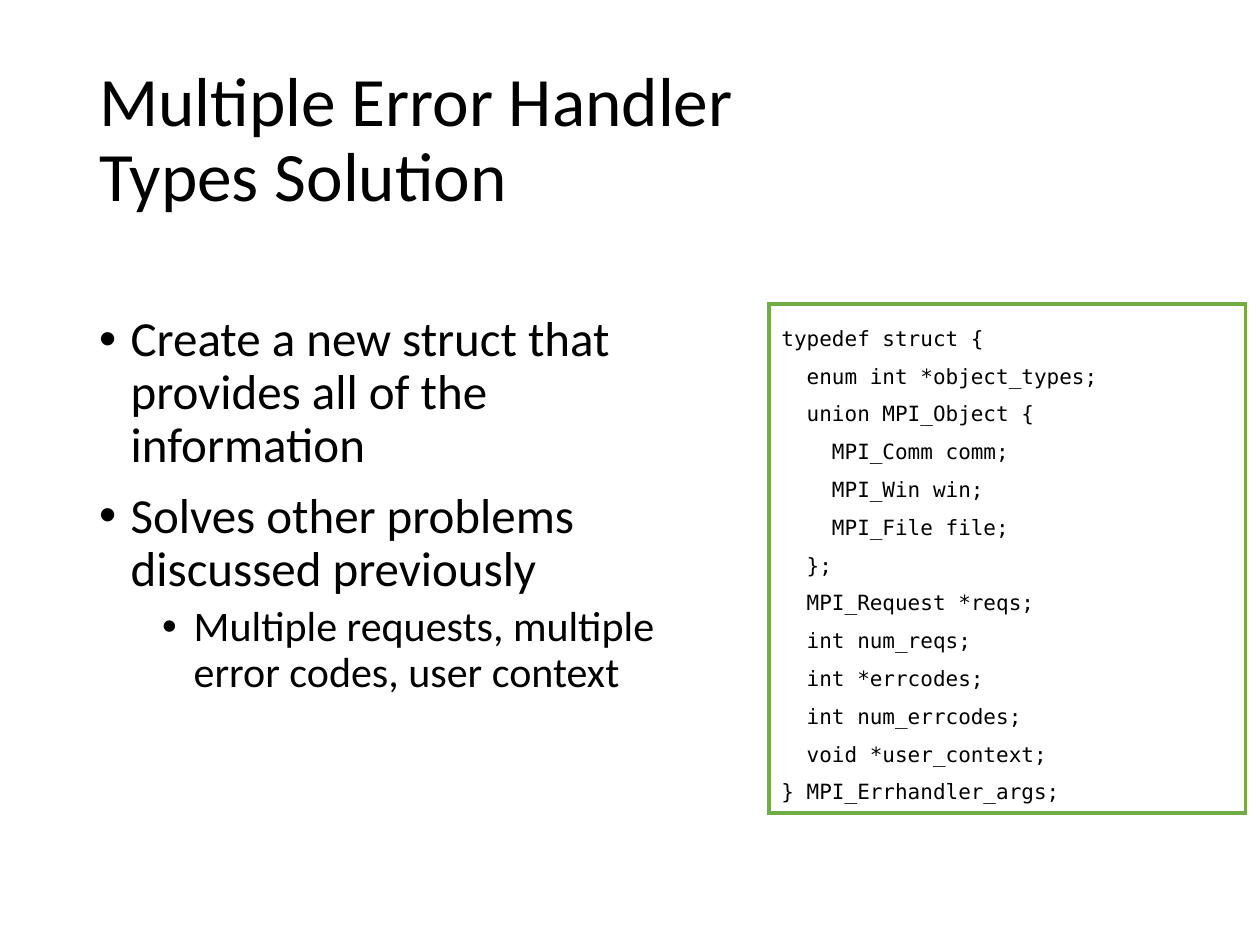
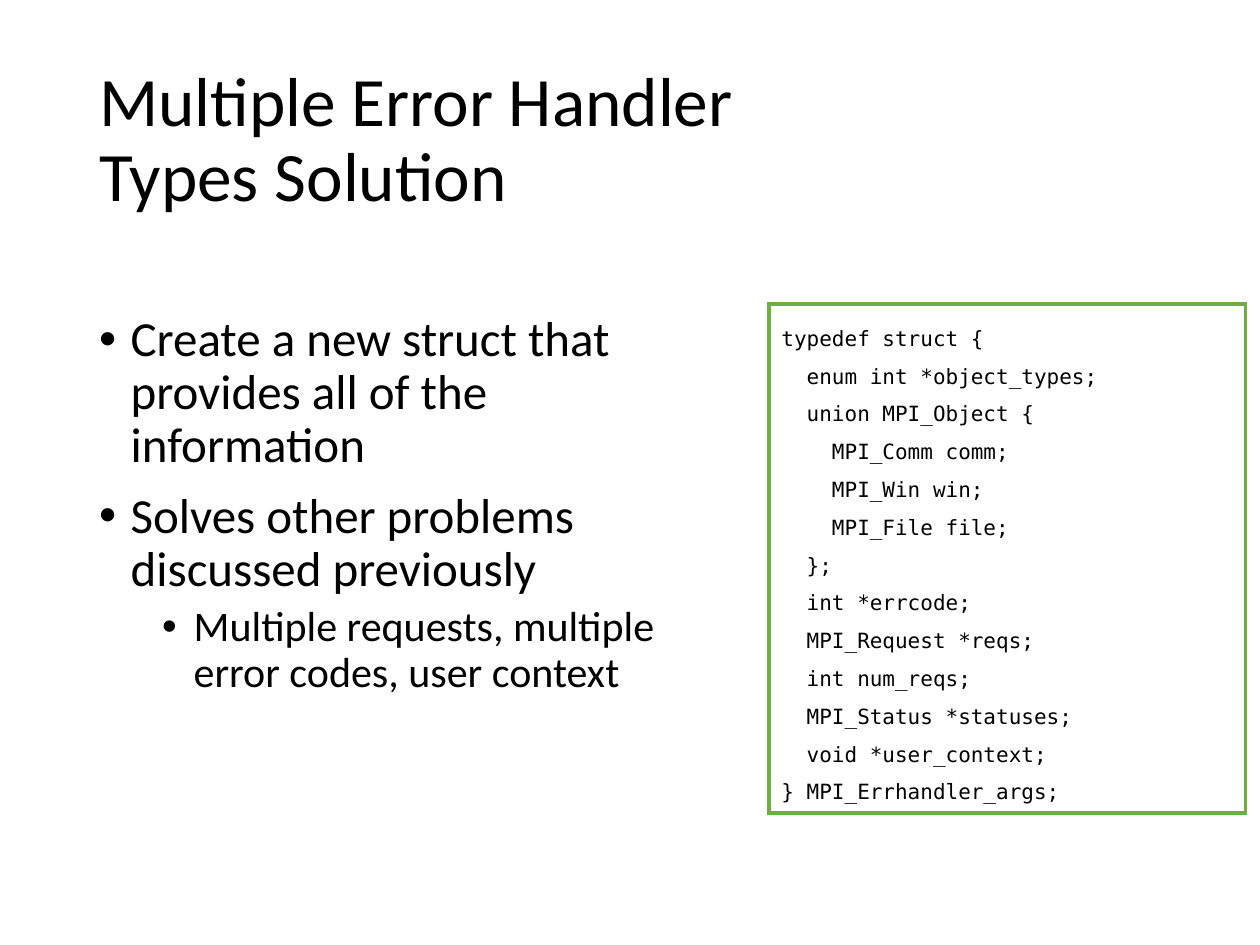
Before and after one commit to mpiwg-ft/ft-issues, a slide deck: slide 12 of slides/2016-03-01-FTWG-Error-Handlers.pptx (slide 10 before the commit). Drawn at 1260x945 pixels with LibreOffice and Linux fonts; fonts in the diff are those of the drawing. Boxes give left, top, right and bottom in pixels: in the first picture for what was removed or moved away, otherwise in the second. Text is boxed around its words. In the diff, an @@ line names an element or a change of style, - is before the commit and + after.

```diff
--- a/slides/2016-03-01-FTWG-Error-Handlers.pptx
+++ b/slides/2016-03-01-FTWG-Error-Handlers.pptx
@@ text in rectangle at [807,594,971,613]: paragraph added @@
+int *errcode;
@@ text in rectangle at [807,708,1072,729]: text changed @@
-int *errcodes;
-int num_errcodes;
+MPI_Status *statuses;
```
Also in this commit, not shown: 4 other slides changed, 2 slides added.
